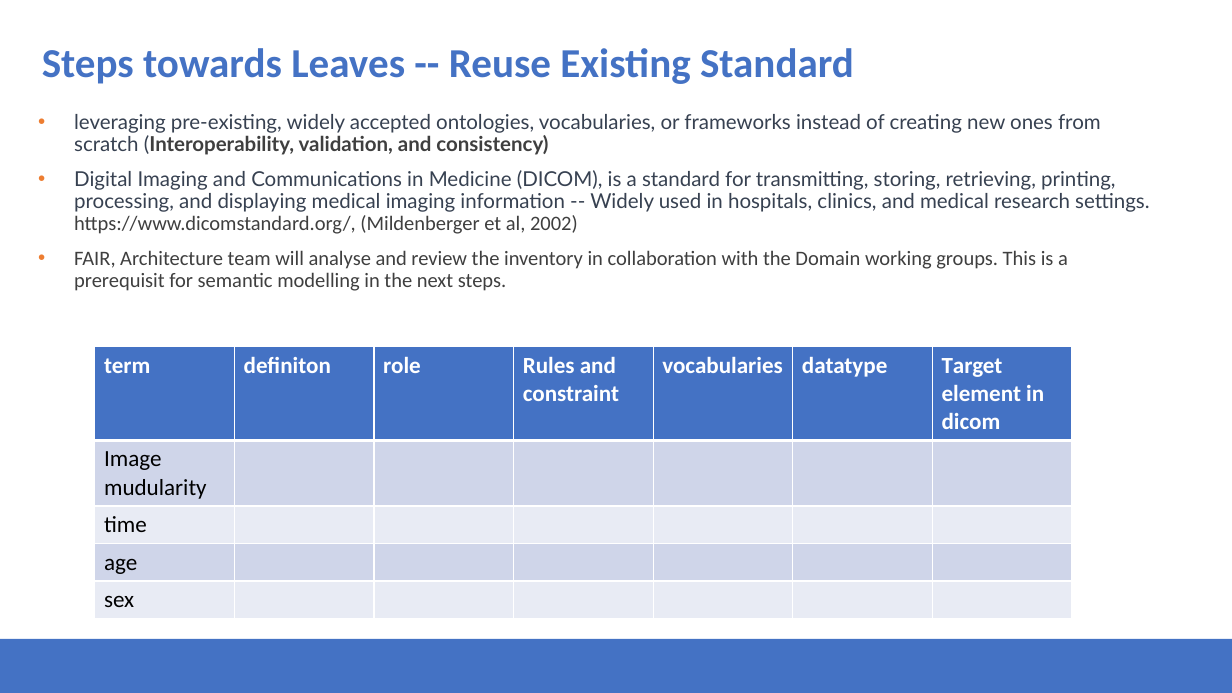
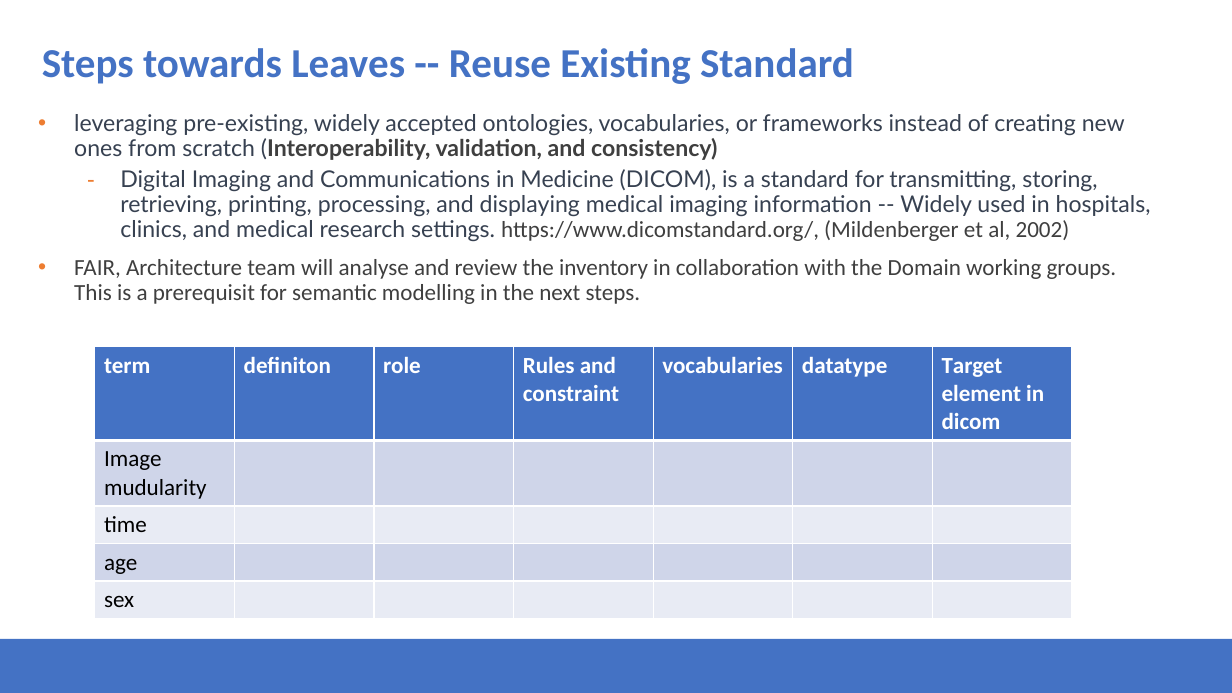
Before and after one commit to Health-RI/health-ri-metadata, a slide deck: slide 19 of Presentations/31082023HRI_Metadata_Schema_ImagingGroup_KickOff.pptx. Drawn at 1232x693 pixels with LibreOffice and Linux fonts; fonts in the diff are those of the drawing; background and template pictures are left out. Boxes give left, top, right and bottom in pixels: in the first picture for what was removed or moved away, otherwise in the second. Text is boxed around its words. In the diff, an @@ line names an element or a change of style, - is before the commit and + after.

```diff
--- a/Presentations/31082023HRI_Metadata_Schema_ImagingGroup_KickOff.pptx
+++ b/Presentations/31082023HRI_Metadata_Schema_ImagingGroup_KickOff.pptx
@@ text "leveraging pre-existing, widely accepted ontologies, ..." at [74,114,1151,304]: size 16 to 18 pt; bullet • to -; list level 1 to 2 in "Digital Imaging and Communications in ..." @@
```
Also in this commit, not shown: 4 other slides changed, 7 other files.
